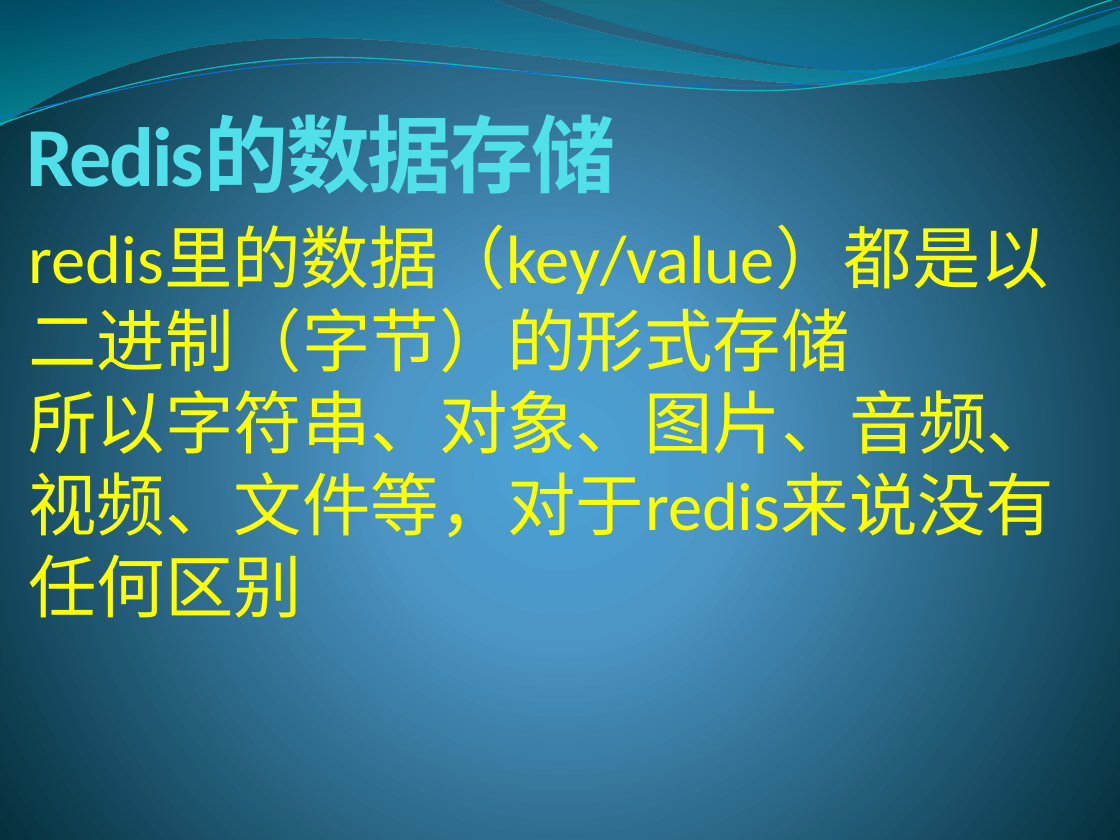
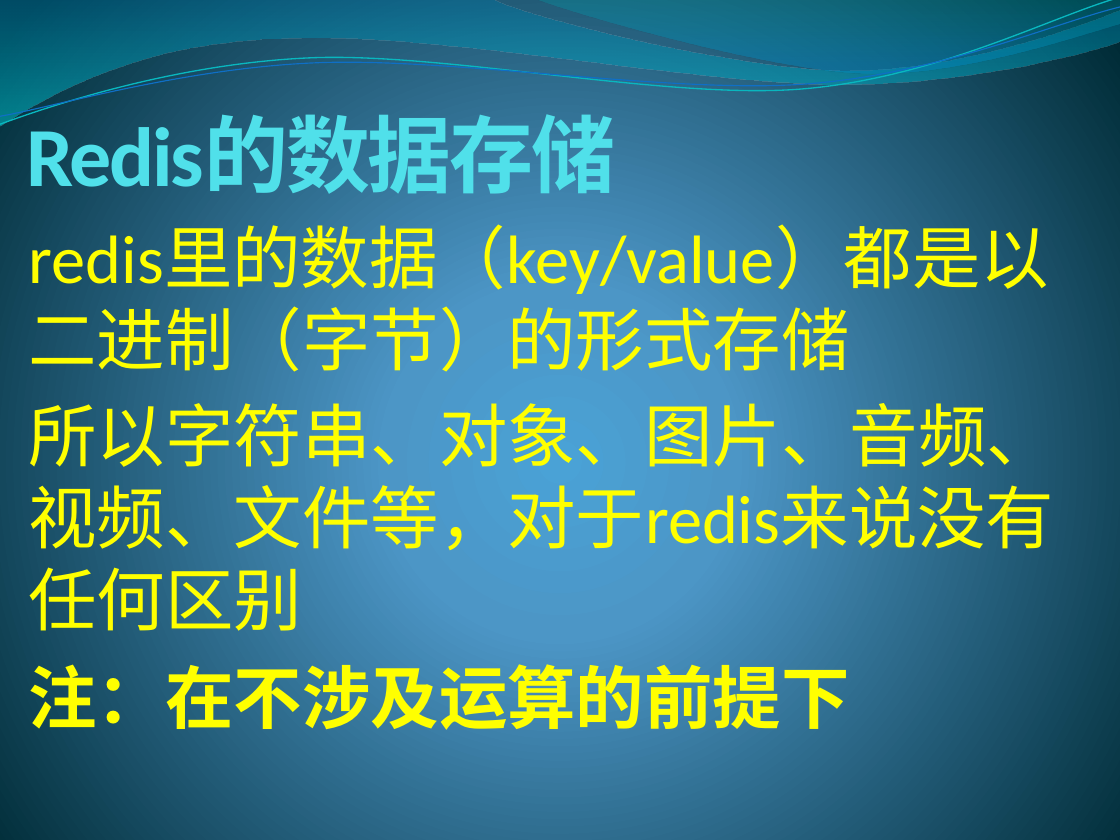
Before and after one commit to lixinjie1985/redis, a slide deck: slide 15 of docs/redis-01.pptx (slide 13 before the commit). Drawn at 1120x840 pixels with LibreOffice and Linux fonts; fonts in the diff are those of the drawing. Boxes give left, top, right and bottom in pixels: in the first picture for what was removed or moved away, otherwise in the second. Text is boxed around its words. In the diff, an @@ line names an element or a change of style, - is before the commit and + after.

```diff
--- a/docs/redis-01.pptx
+++ b/docs/redis-01.pptx
@@ text at (28, 378, 1055, 547): paragraph removed @@
-所以字符串、对象、图片、音频、视频、文件等，对于redis来说没有任何区别
@@ text added at (28, 391, 1055, 560), 44 pt, text #FFFF00 @@
+所以字符串、对象、图片、音频、视频、文件等，对于redis来说没有任何区别
@@ text added at (28, 653, 849, 740), 44 pt, text #FFFF00, bold @@
+注：在不涉及运算的前提下
```
Also in this commit, not shown: 22 other slides changed, 15 slides added.
